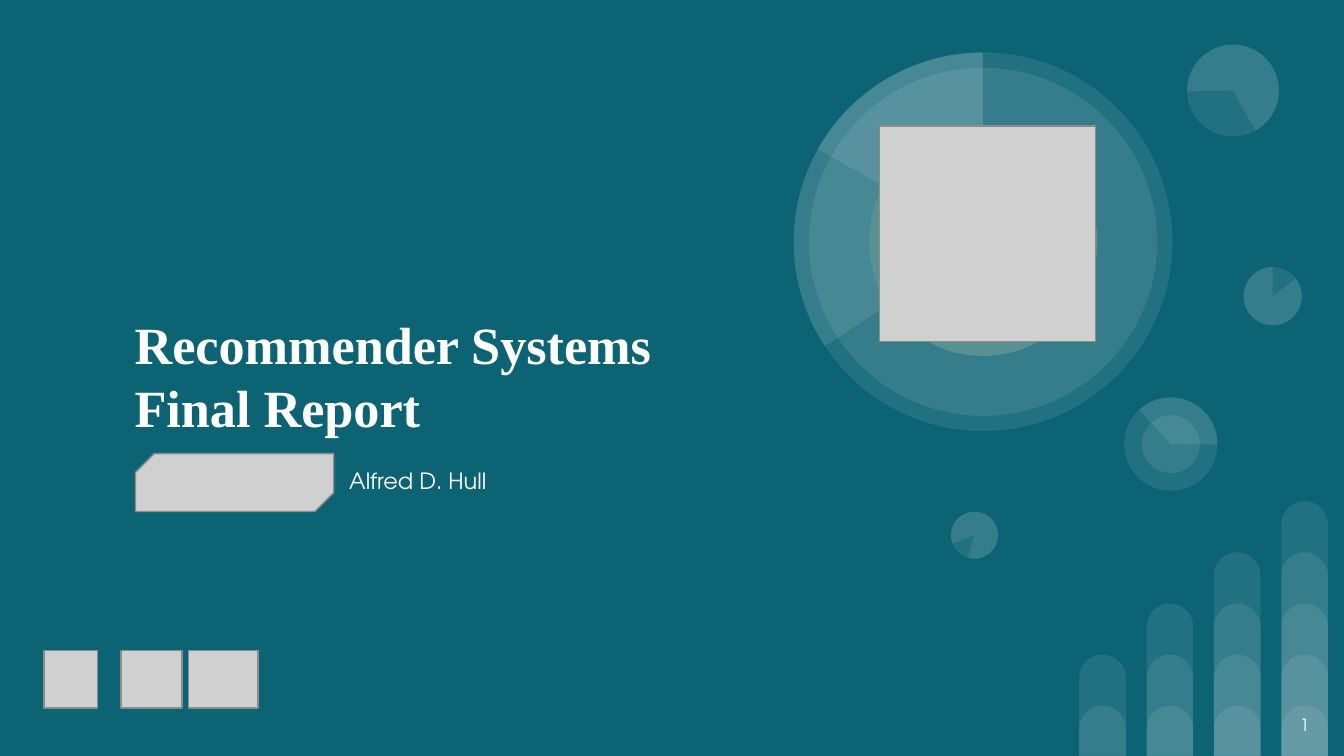
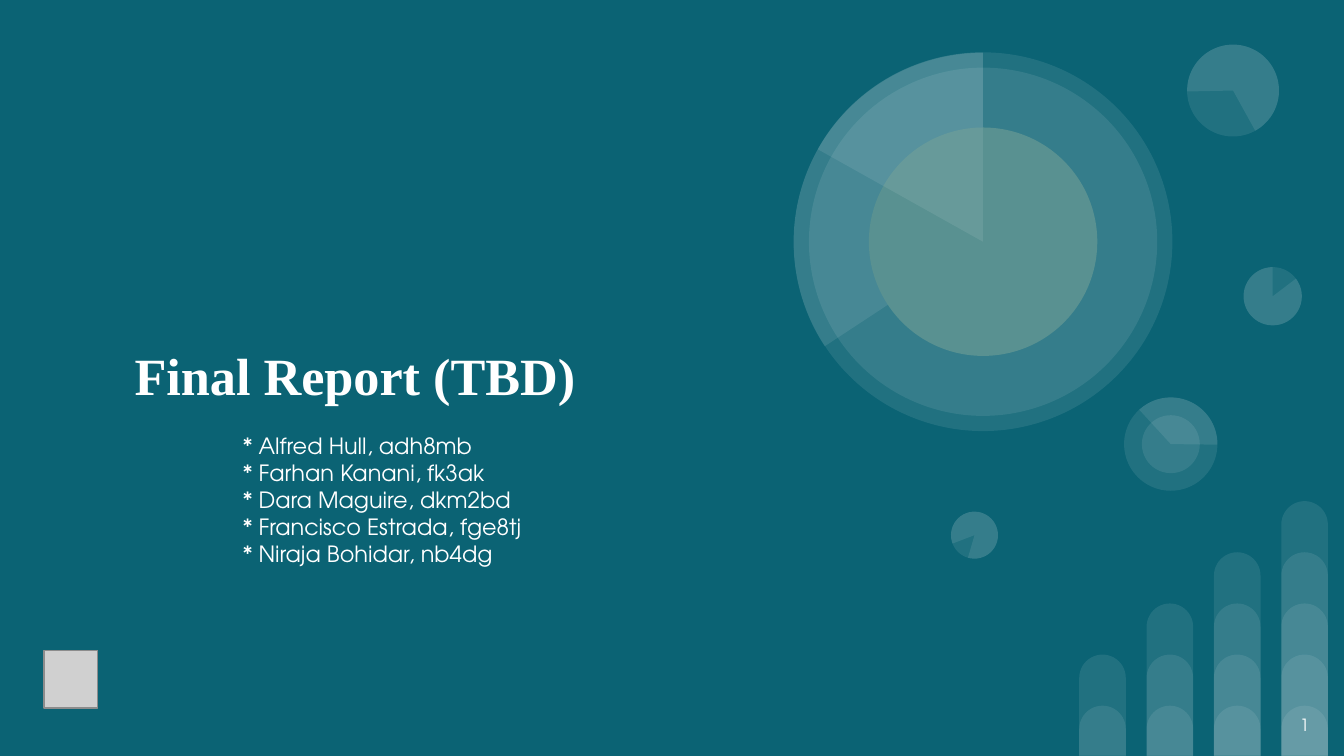
Before and after one commit to dkm2bd/UVA_DSI_CS5010_capstone1, a slide deck: slide 1 of UVA.Capstone1_webscrapper_final_report.pptx. Drawn at 1344x756 pixels with LibreOffice and Linux fonts; fonts in the diff are those of the drawing; grey boxes stand for pictures. Boxes give left, top, right and bottom in pixels: in the first picture for what was removed or moved away, otherwise in the second. Text is boxed around its words. In the diff, an @@ line names an element or a change of style, - is before the commit and + after.

```diff
--- a/UVA.Capstone1_webscrapper_final_report.pptx
+++ b/UVA.Capstone1_webscrapper_final_report.pptx
@@ picture removed at [880,126,1095,341] @@
@@ title at [135,358,575,406]: text changed @@
-Recommender Systems
-Final Report
+Final Report (TBD)
@@ subtitle at [259,437,521,567]: text changed @@
-Alfred D. Hull
+* Alfred Hull, adh8mb
+* Farhan Kanani, fk3ak
+* Dara Maguire, dkm2bd
+* Francisco Estrada, fge8tj
+* Niraja Bohidar, nb4dg
@@ picture removed at [136,454,335,512] @@
@@ picture removed at [121,650,181,708] @@
@@ picture removed at [188,650,258,708] @@
```
Also in this commit, not shown: 7 other slides changed, 9 slides removed.
